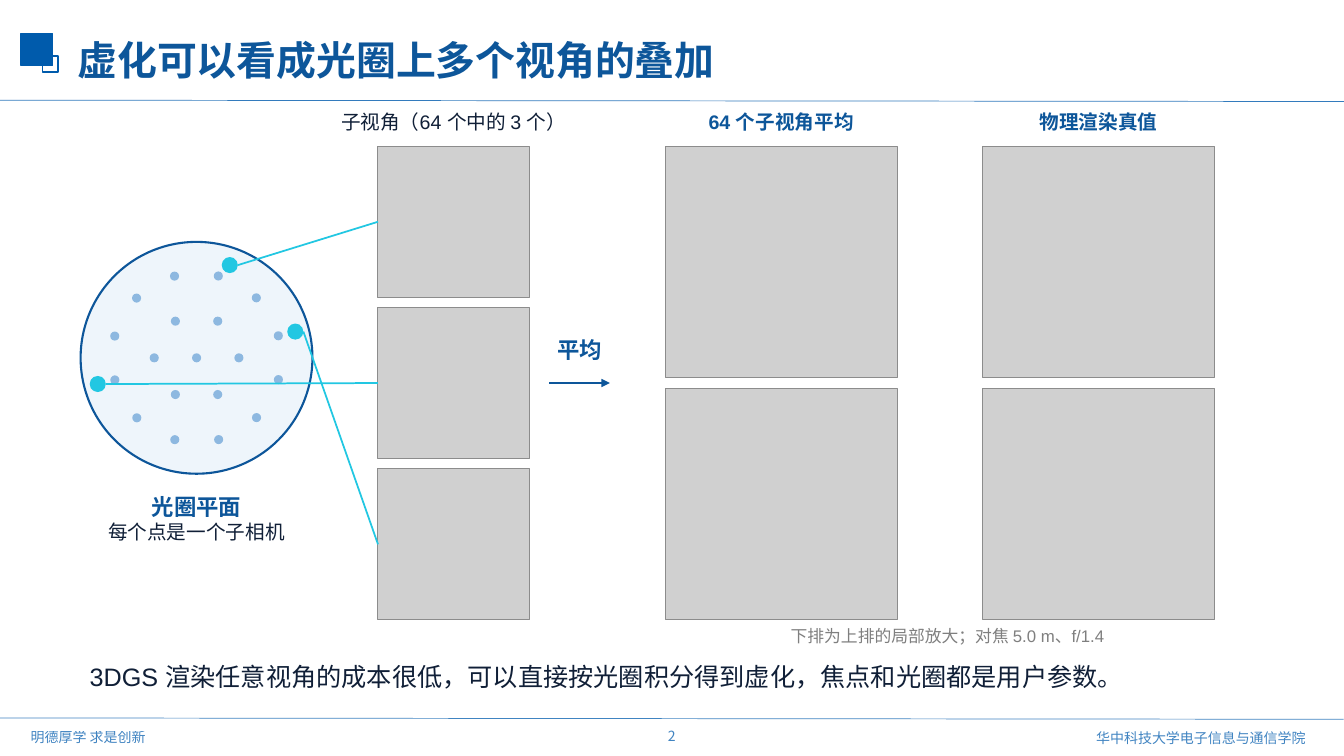
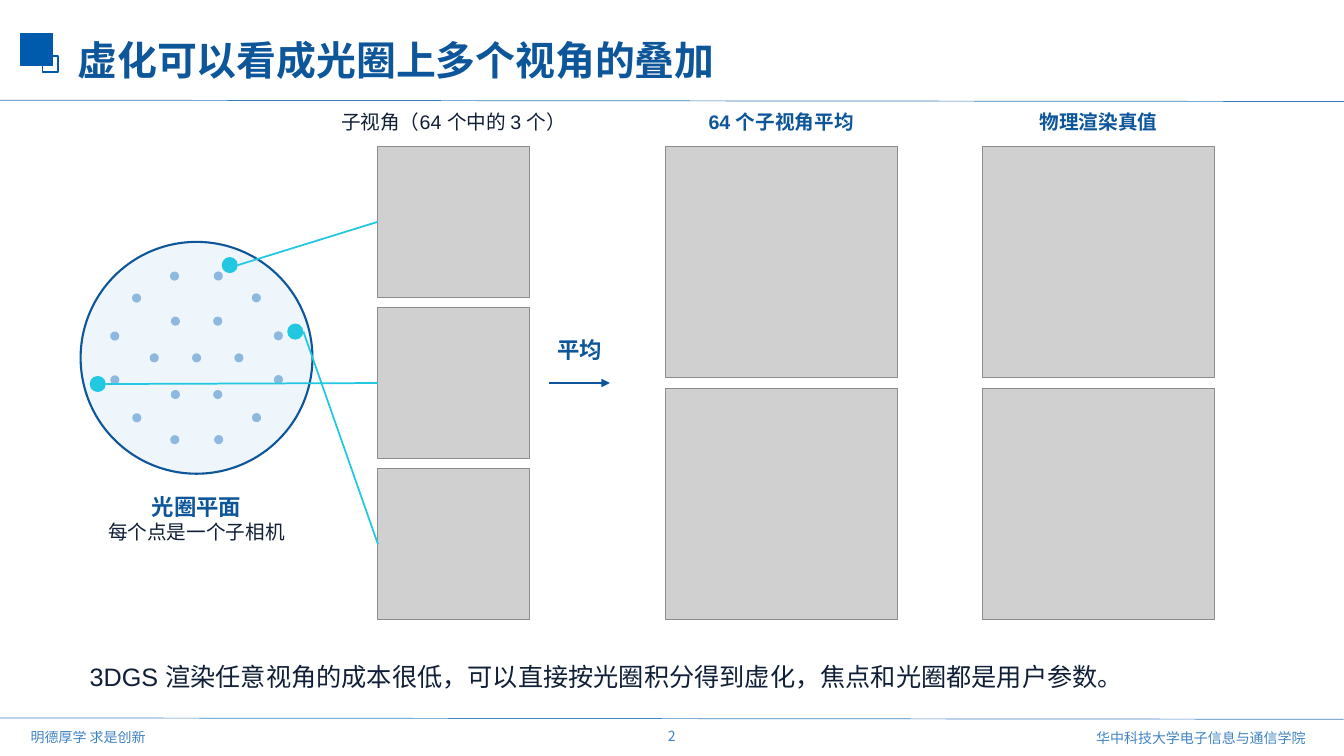
Before and after one commit to mengmcy1/OPPO-depth-guided-video-bokeh, a slide deck: slide 2 of 汇报/2026-11-11_前馈视频虚化思路与验证/前馈视频虚化思路与验证_1111.pptx. Drawn at 1344x756 pixels with LibreOffice and Linux fonts; fonts in the diff are those of the drawing; grey boxes stand for pictures; background and template pictures are left out. Boxes give left, top, right and bottom in pixels: in the first picture for what was removed or moved away, otherwise in the second. Text is boxed around its words. In the diff, an @@ line names an element or a change of style, - is before the commit and + after.

```diff
--- a/汇报/2026-11-11_前馈视频虚化思路与验证/前馈视频虚化思路与验证_1111.pptx
+++ b/汇报/2026-11-11_前馈视频虚化思路与验证/前馈视频虚化思路与验证_1111.pptx
@@ text removed at [791,628,1104,645] @@
-下排为上排的局部放大；对焦 5.0 m、f/1.4
```
Also in this commit, not shown: 3 other slides changed, 4 slides added, 1 slide removed, 7 other files.
